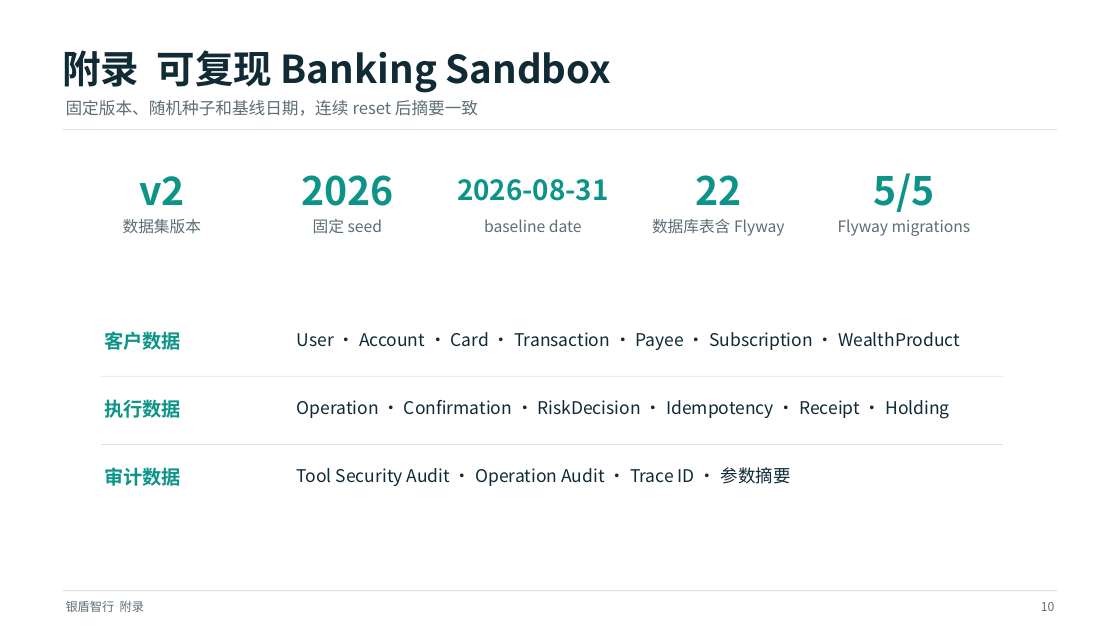
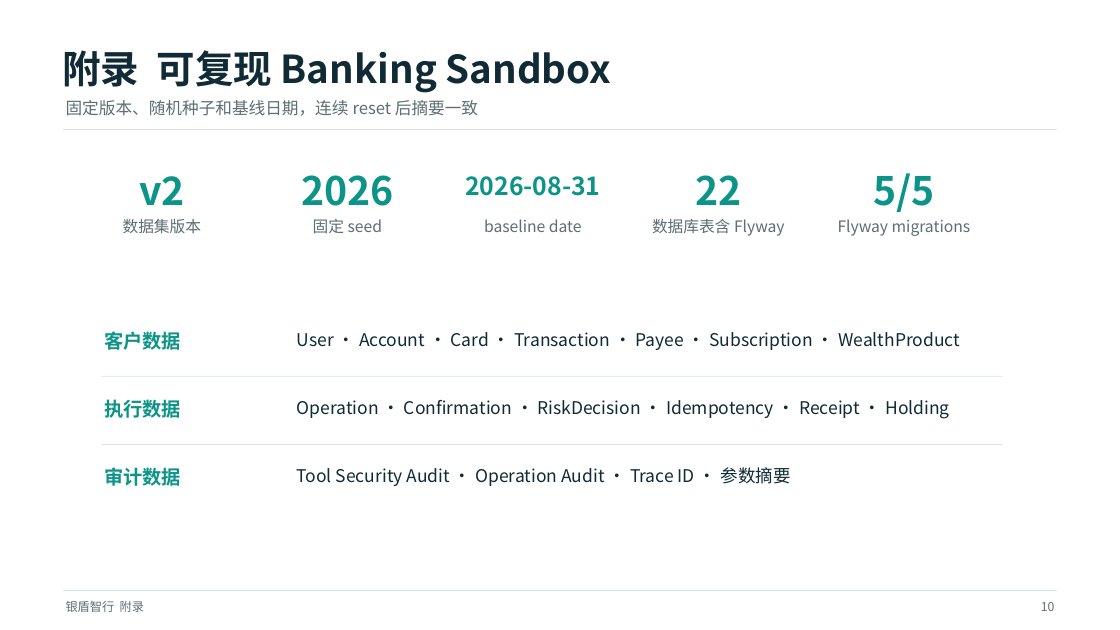
Before and after one commit to zhanglonglong01/silver-shield-banking-agent, a slide deck: slide 10 of submission/02-银盾智行-答辩材料.pptx. Drawn at 1120x630 pixels with LibreOffice and Linux fonts; fonts in the diff are those of the drawing. Boxes give left, top, right and bottom in pixels: in the first picture for what was removed or moved away, otherwise in the second. Text is boxed around its words. In the diff, an @@ line names an element or a change of style, - is before the commit and + after.

```diff
--- a/submission/02-银盾智行-答辩材料.pptx
+++ b/submission/02-银盾智行-答辩材料.pptx
@@ text "2026-08-31" at <box>465,176,600,196</box>: size 23.8 to 21.2 pt; line spacing 1.08 to 0.88 @@
```
Also in this commit, not shown: 2 other slides changed, 2 other files.
